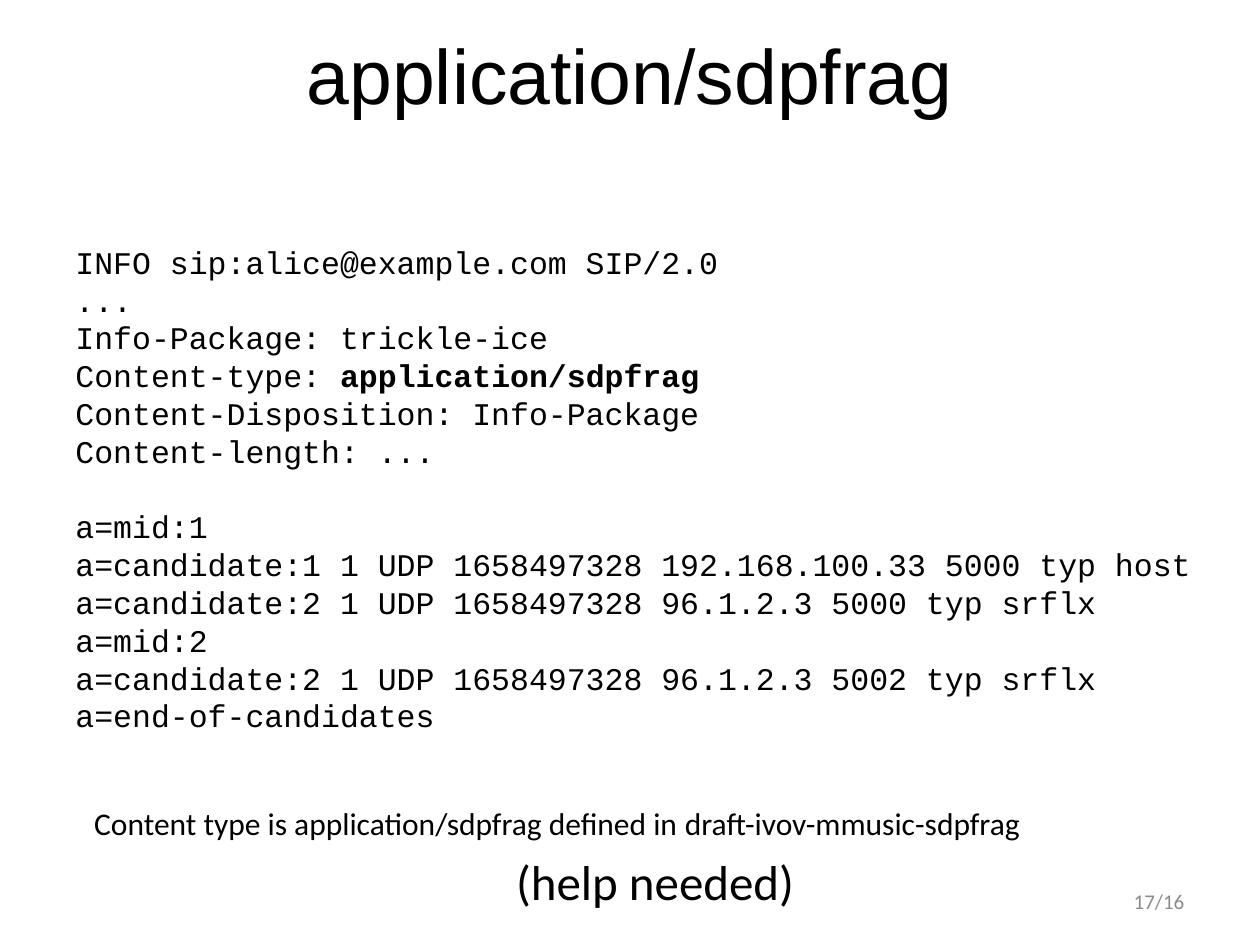
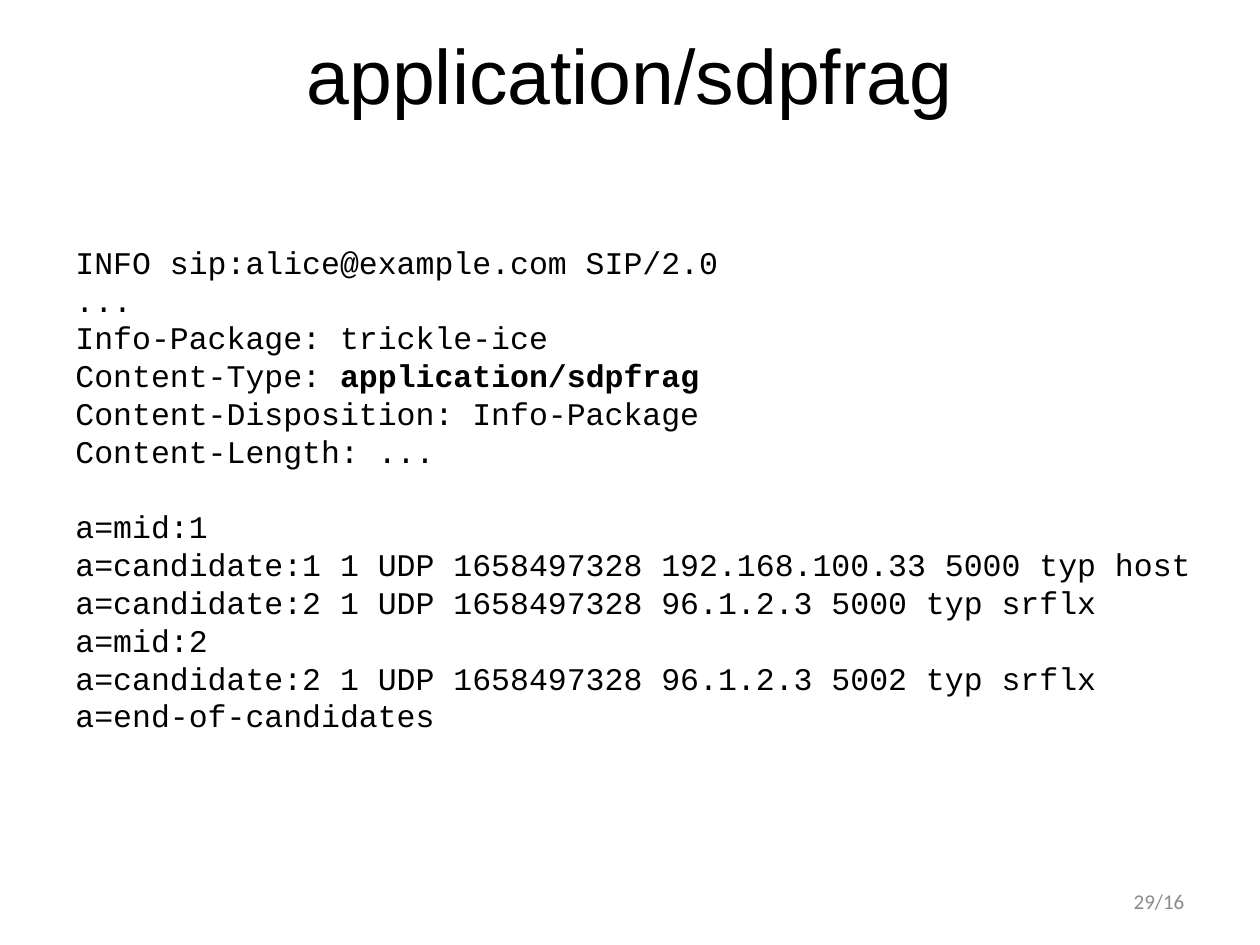
Before and after one commit to emcho/trickle-ice, a slide deck: slide 29 of slides/trickle-ice-iet87-berlin.pptx (slide 17 before the commit). Drawn at 1260x945 pixels with LibreOffice and Linux fonts; fonts in the diff are those of the drawing. Boxes give left, top, right and bottom in pixels: in the first picture for what was removed or moved away, otherwise in the second. Text is boxed around its words. In the diff, an @@ line names an element or a change of style, - is before the commit and + after.

```diff
--- a/slides/trickle-ice-iet87-berlin.pptx
+++ b/slides/trickle-ice-iet87-berlin.pptx
@@ text at (x1=75, y1=364, x2=699, y2=394): text changed @@
-Content-type: application/sdpfrag
+Content-Type: application/sdpfrag
@@ text at (x1=75, y1=440, x2=359, y2=470): text changed @@
-Content-length: ...
+Content-Length: ...
@@ text removed at (x1=94, y1=813, x2=1020, y2=908) @@
-Content type is application/sdpfrag defined in draft-ivov-mmusic-sdpfrag
-(help needed)
@@ page number at (x1=1134, y1=894, x2=1185, y2=910): text changed @@
-17/16
+29/16
```
Also in this commit, not shown: 2 other slides changed, 27 slides added, 11 slides removed, 11 other files.
